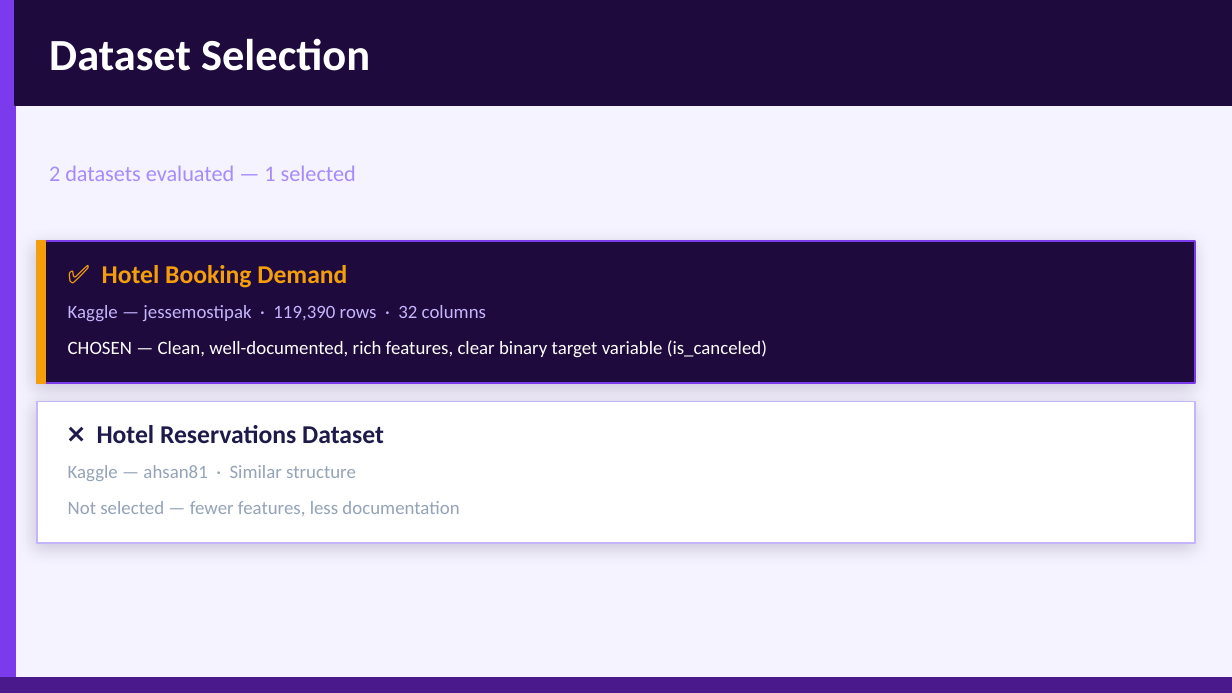
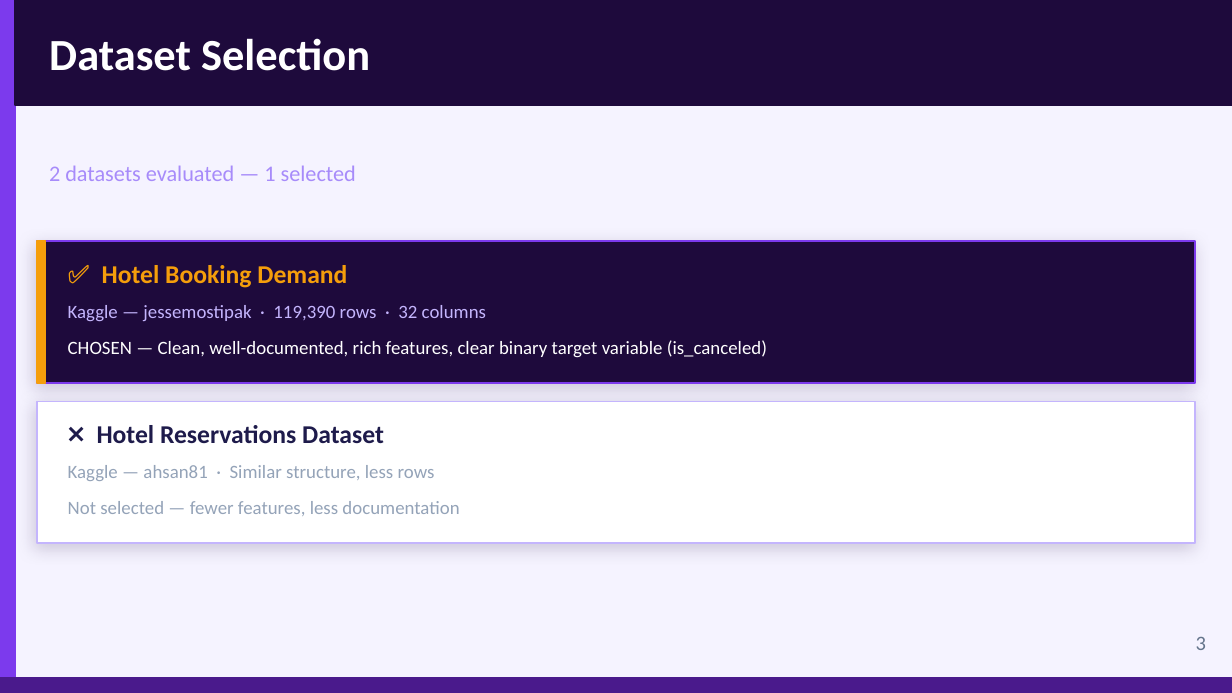
Before and after one commit to craftedbygaby/hotel_cancelation_ml, a slide deck: slide 3 of ML_presentation.pptx. Drawn at 1232x693 pixels with LibreOffice and Linux fonts; fonts in the diff are those of the drawing. Boxes give left, top, right and bottom in pixels: in the first picture for what was removed or moved away, otherwise in the second. Text is boxed around its words. In the diff, an @@ line names an element or a change of style, - is before the commit and + after.

```diff
--- a/ML_presentation.pptx
+++ b/ML_presentation.pptx
@@ text at [68, 465, 435, 481]: text changed @@
-Kaggle — ahsan81 · Similar structure
+Kaggle — ahsan81 · Similar structure, less rows
@@ text added at [1196, 637, 1206, 650], 12 pt, text #64748B @@
+3
```
Also in this commit, not shown: 8 other slides changed, 1 slide added, 1 other file.
